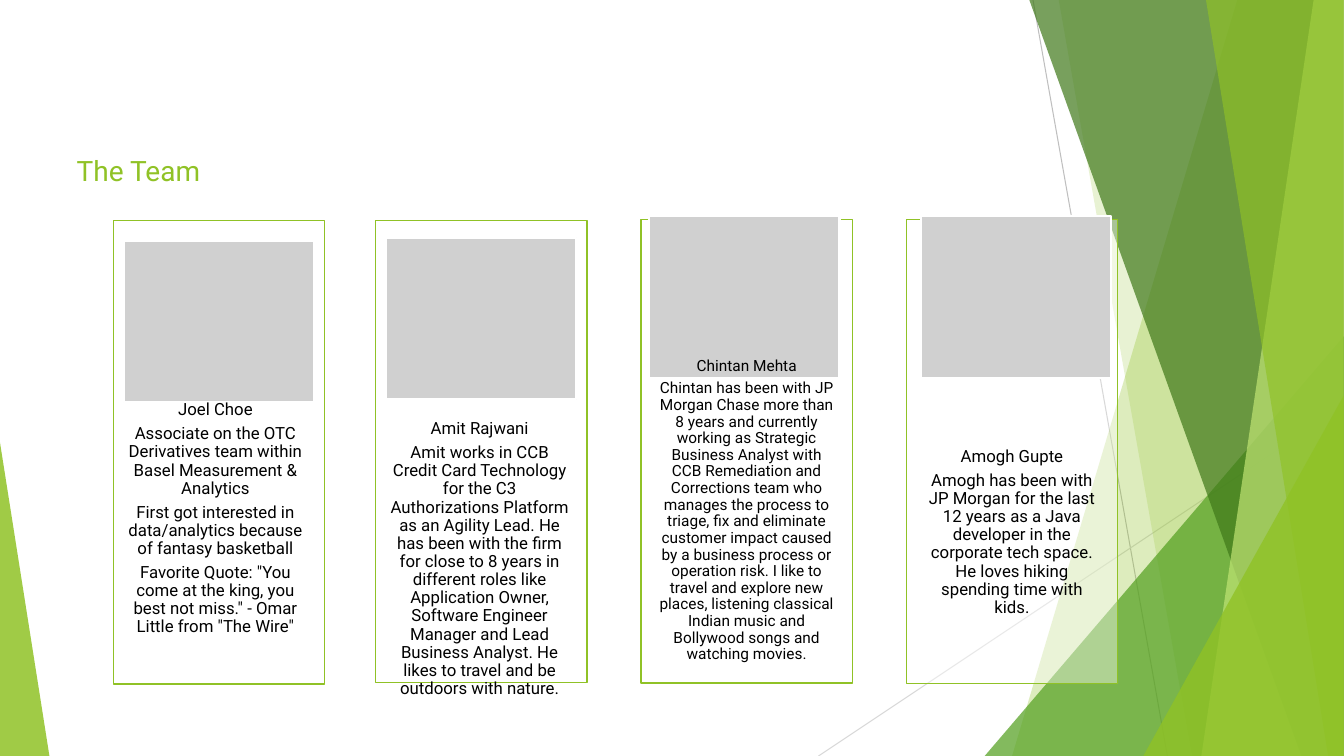
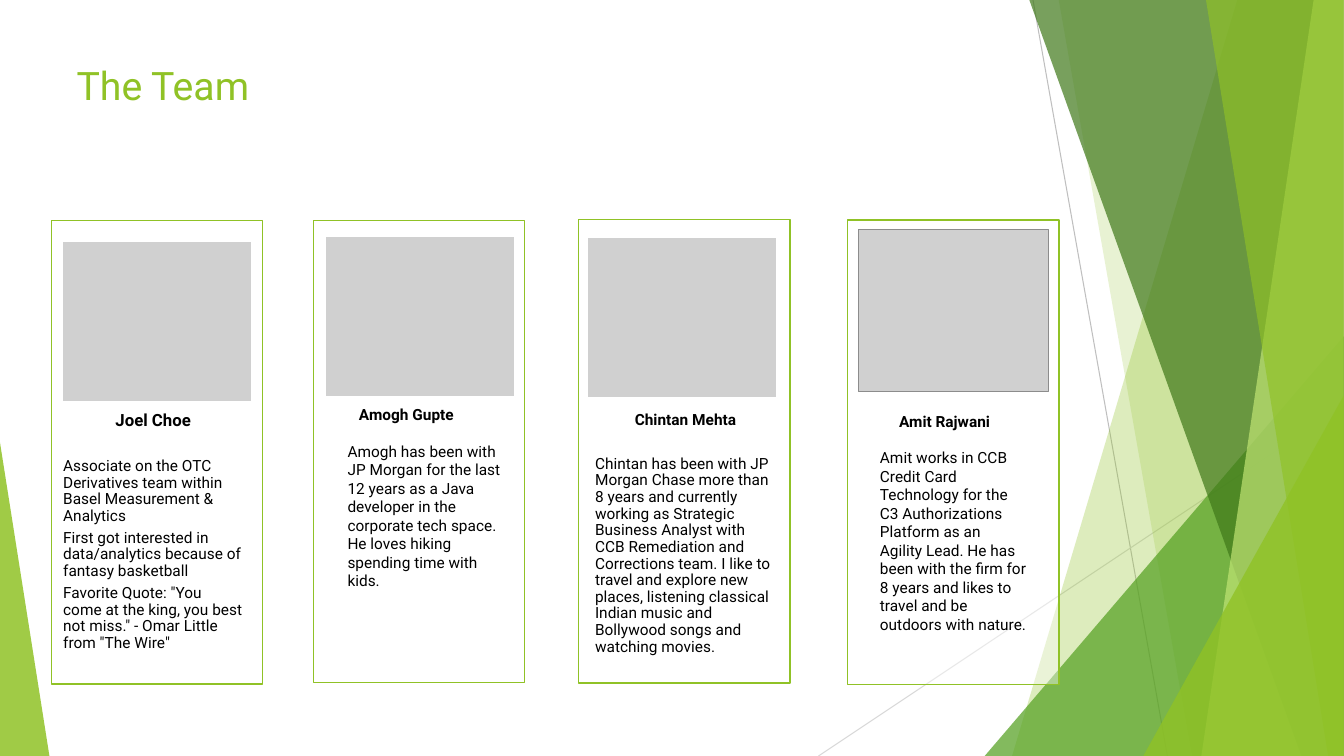
Before and after one commit to amoghugupte/Slackers-Capstone, a slide deck: slide 2 of Credit Default detector.pptx. Drawn at 1344x756 pixels with LibreOffice and Linux fonts; fonts in the diff are those of the drawing; grey boxes stand for pictures. Boxes give left, top, right and bottom in pixels: in the first picture for what was removed or moved away, otherwise in the second. Text is boxed around its words. In the diff, an @@ line names an element or a change of style, - is before the commit and + after.

```diff
--- a/Credit Default detector.pptx
+++ b/Credit Default detector.pptx
@@ title "The Team" at <box>77,70,249,101</box>: size 20 to 28 pt @@
@@ rectangle: place and size @@
-rectangle at <box>114,221,326,685</box>
+rectangle at <box>51,221,263,685</box>
@@ picture: place and size @@
-picture at <box>649,217,840,378</box>
+picture at <box>325,236,515,397</box>
@@ picture removed at <box>386,238,577,399</box> @@
@@ picture added at <box>587,237,777,398</box> @@
@@ rectangle added at <box>857,232,1048,393</box>, fill #D1E3BE, outline #FFFFFF 1.5 pt @@
@@ picture added at <box>859,230,1049,392</box> @@
@@ picture removed at <box>922,217,1112,378</box> @@
@@ 3 rectangles, 2 texts, 1 picture: place and size @@
-3 rectangles, 2 texts, 1 picture at <box>124,220,1118,685</box>
+3 rectangles, 2 texts, 1 picture at <box>62,220,1060,685</box>
@@ text "Joel Choe" at <box>63,413,242,631</box>: bold on in "Joel Choe"; size 12 to 11 pt; alignment centre to left @@
@@ text "Amogh Gupte": place and size @@
-text "Amogh Gupte" at <box>929,449,1095,613</box>
+text "Amogh Gupte" at <box>348,408,500,586</box>
@@ text "Amogh Gupte" at <box>348,408,500,586</box>: size 12 to 11 pt; bold on in "Amogh Gupte"; alignment centre to left; line spacing 0.9 to 1; less space between paragraphs; vertical alignment middle to top @@
@@ text at <box>635,413,736,425</box>: bold on in "Chintan Mehta" @@
@@ text "Amit Rajwani": place and size @@
-text "Amit Rajwani" at <box>391,445,568,694</box>
+text "Amit Rajwani" at <box>880,415,1026,630</box>
@@ text "Amit Rajwani" at <box>880,415,1026,630</box>: vertical alignment middle to top @@
@@ text at <box>899,415,990,431</box>: size 12 to 11 pt, bold on in "Amit Rajwani"; alignment centre to left; line spacing 0.9 to 1; less space between paragraphs @@
@@ text at <box>595,457,771,655</box>: text changed @@
-Chintan has been with JP Morgan Chase more than 8 years and currently working as Strategic Business Analyst with CCB Remediation and Corrections team who manages the process to triage, fix and eliminate customer impact caused by a business process or operation risk. I like to travel and explore new places, listening classical Indian music and Bollywood songs and watching movies.
+Chintan has been with JP Morgan Chase more than 8 years and currently working as Strategic Business Analyst with CCB Remediation and Corrections team. I like to travel and explore new places, listening classical Indian music and Bollywood songs and watching movies.
@@ text at <box>880,451,1026,630</box>: text changed; size 12 to 11 pt @@
-Amit works in CCB Credit Card Technology for the C3 Authorizations Platform as an Agility Lead. He has been with the firm for close to 8 years in different roles like Application Owner, Software Engineer Manager and Lead Business Analyst. He likes to travel and be outdoors with nature.
+Amit works in CCB Credit Card Technology for the C3 Authorizations Platform as an Agility Lead. He has been with the firm for 8 years and likes to travel and be outdoors with nature.
```
Also in this commit, not shown: 2 other slides changed, 6 other files.
